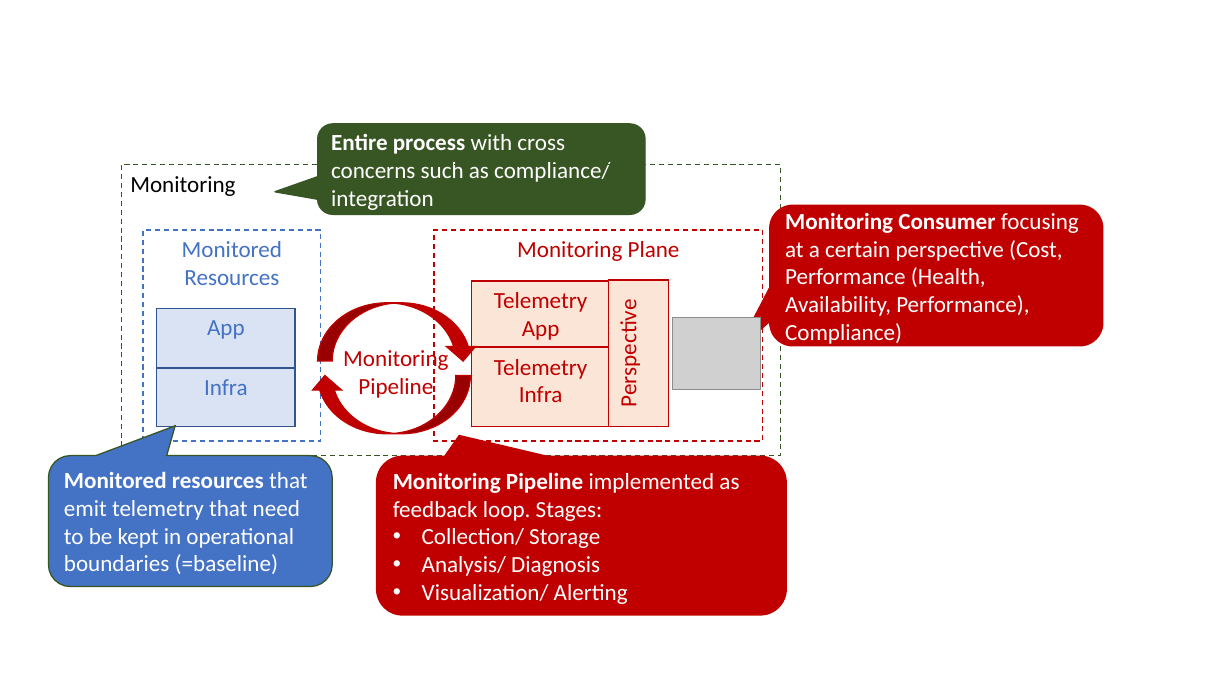
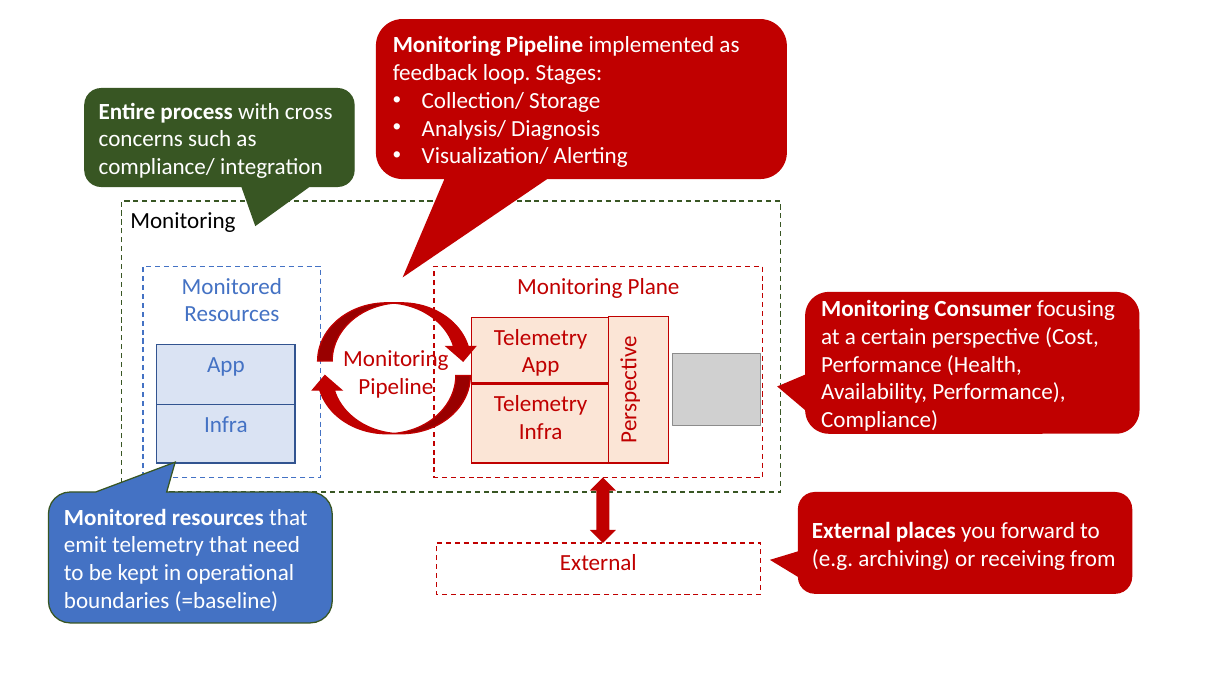
Before and after one commit to devonfw/solutions, a slide deck: slide 1 of solutions/monitoring_problem/monitoring_sources_pictures.pptx. Drawn at 1232x693 pixels with LibreOffice and Linux fonts; fonts in the diff are those of the drawing; grey boxes stand for pictures. Boxes give left, top, right and bottom in pixels: in the first picture for what was removed or moved away, otherwise in the second. Text is boxed around its words. In the diff, an @@ line names an element or a change of style, - is before the commit and + after.

```diff
--- a/solutions/monitoring_problem/monitoring_sources_pictures.pptx
+++ b/solutions/monitoring_problem/monitoring_sources_pictures.pptx
@@ proportions changed in 3 elements at box(805, 292, 1140, 434), box(85, 89, 354, 187), box(376, 19, 787, 179) @@
@@ rounded speech box "Monitoring Pipeline implemented as feedback ...": place and size @@
-rounded speech box "Monitoring Pipeline implemented as feedback ..." at box(376, 456, 787, 616)
+rounded speech box "Monitoring Pipeline implemented as feedback ..." at box(376, 19, 787, 179)
@@ rounded speech box "Entire process with cross concerns ...": place and size @@
-rounded speech box "Entire process with cross concerns ..." at box(318, 124, 645, 214)
+rounded speech box "Entire process with cross concerns ..." at box(85, 89, 354, 187)
@@ rounded speech box "Monitoring Consumer focusing at a ...": place and size @@
-rounded speech box "Monitoring Consumer focusing at a ..." at box(769, 204, 1104, 347)
+rounded speech box "Monitoring Consumer focusing at a ..." at box(805, 292, 1140, 434)
@@ 8 rectangles, 1 picture, 1 rounded speech box: place and size @@
-8 rectangles, 1 picture, 1 rounded speech box at box(48, 165, 781, 587)
+8 rectangles, 1 picture, 1 rounded speech box at box(48, 201, 781, 623)
@@ up down arrow added at box(590, 478, 616, 543), fill #C00000 @@
@@ rounded speech box added at box(799, 492, 1133, 593), fill #C00000, 18 pt, text #FFFFFF @@
+External places you forward to (e.g. archiving) or receiving from
@@ rectangle added at box(436, 543, 761, 594), fill #FFFFFF, outline #C00000 1 pt dashed, 18 pt, text #C00000 @@
+External
```
Also in this commit, not shown: 1 other slide changed, 1 slide added, 31 other files.
